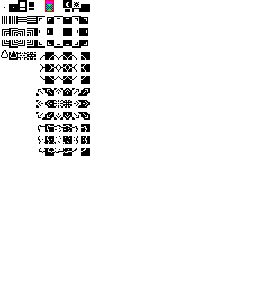
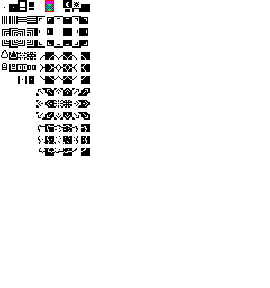
Revision of a layered 270 × 288 image; what changed, layer by layer:
painted on "Background" over [2, 63, 36, 84]
